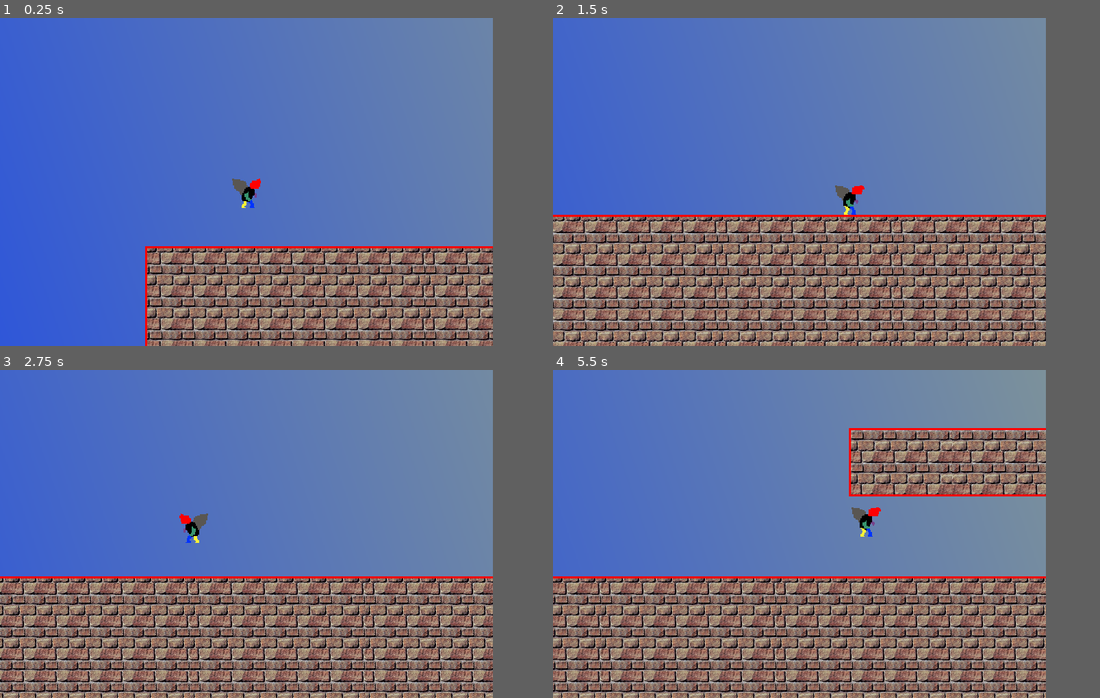
Above: before the commit, frames 1-4 (two rows, left to right).
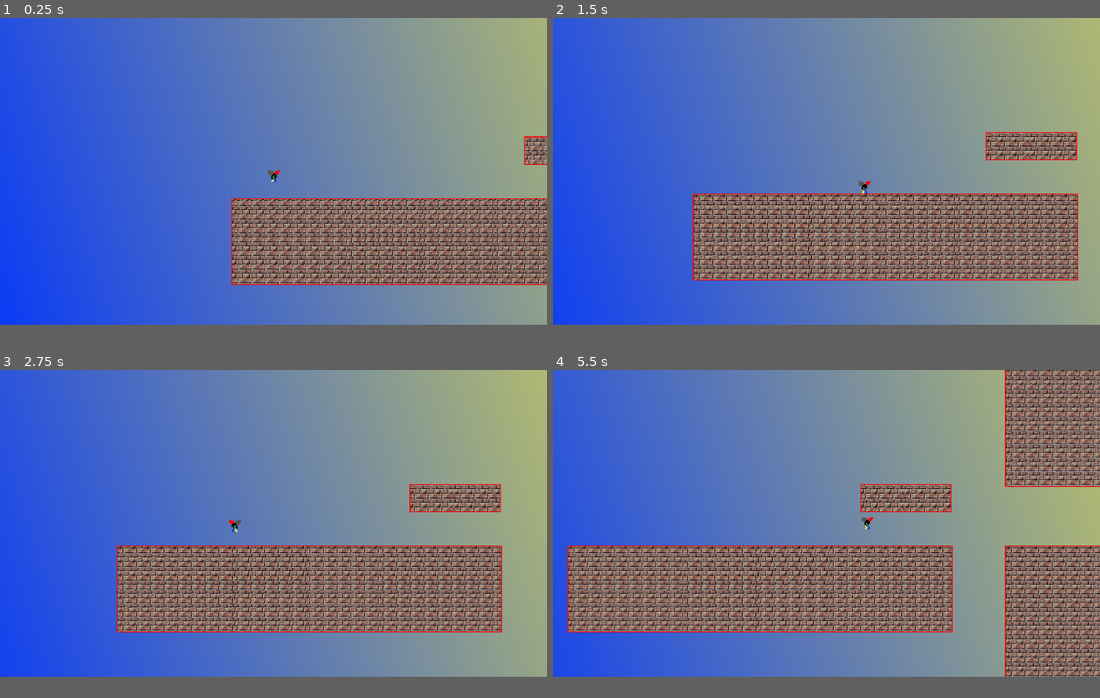
Above: after the commit, the same moments.

Repository: decimatedTomato/GMTK2025
Game: Godot game, scene res://scenes/level.tscn
The game is run twice, just before and just after one commit, with the same random seed, the same clock (stepped at 60 frames per second) and the same inputs.
Inputs:
- Up to frame 1 (0.25 s): no input
- Up to frame 2 (1.5 s): tap Enter (ui_accept) at 0.5 s; hold Right (move_right) from 0.53 s (still down); tap Ctrl (dash) at 0.6 s; tap Space (jump) at 0.77 s; tap Shift (run) at 1.35 s
- Up to frame 3 (2.75 s): tap Space (jump) at 1.52 s; release Right (move_right) at 2.03 s; hold Left (move_left) from 2.03 s (still down); tap Ctrl (dash) at 2.1 s
- Up to frame 4 (5.5 s): release Left (move_left) at 2.78 s; hold Right (move_right) 2.78-4.28 s; tap Shift (run) at 2.85, 4.35 s; tap Space (jump) at 3.02, 3.77, 4.52 s; tap Ctrl (dash) at 3.6, 5.1 s; hold Left (move_left) 4.28-5.03 s; hold Right (move_right) from 5.03 s (still down)
In our replay, the window is 720x480 before the commit and 799x449 after it. These sizes can differ from the game's own. Grey fills any space a smaller window leaves; there, only what the larger window draws over its background counts as a difference.

The runs differ from the first frame. In frame 1, 48% of the frame differs, in the area x 0-100%, y 0-100%; in frame 2, 54%; in frame 3, 53%; in frame 4, 63%.

Commit message:
increased viewport

Diff:
--- a/project.godot
+++ b/project.godot
@@ -18,8 +18,8 @@
 
 [display]
 
-window/size/viewport_width=720
-window/size/viewport_height=480
+window/size/viewport_width=1920
+window/size/viewport_height=1080
 
 [dotnet]
 
